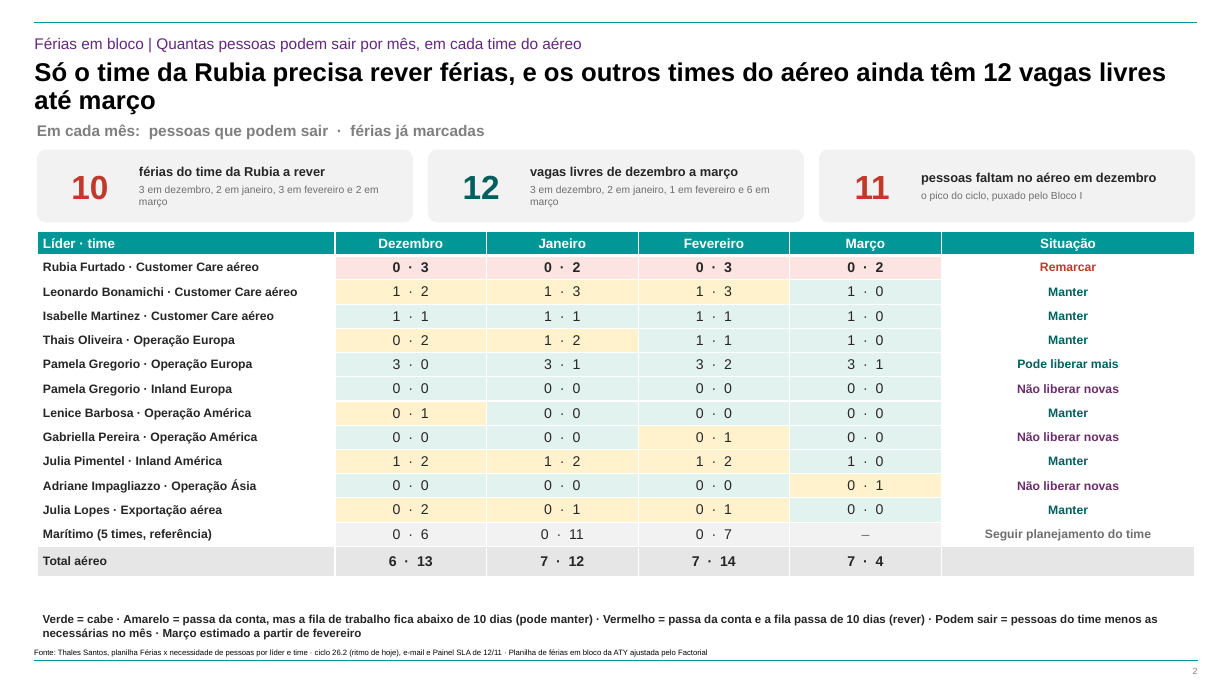
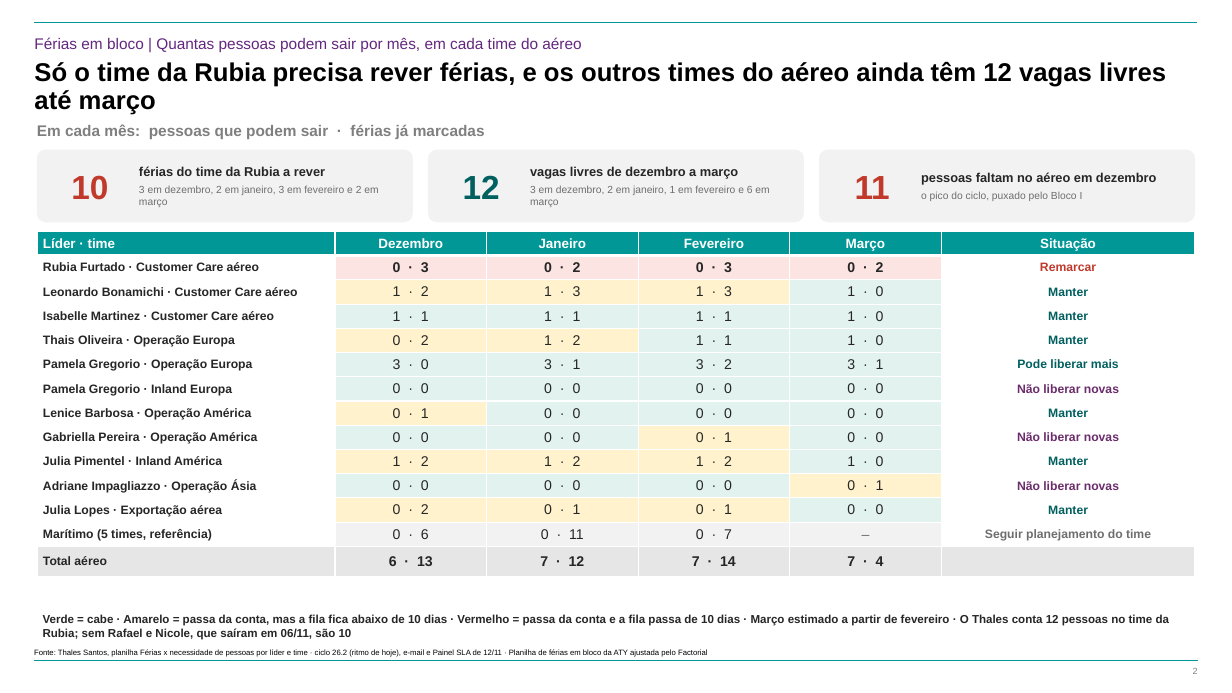
Before and after one commit to suzetemirandasilva5601-cpu/Challenge, a slide deck: slide 2 of 20261112 - ATY - Diagnóstico da Estrutura de Operações - Vagas e Férias.pptx. Drawn at 1232x693 pixels with LibreOffice and Linux fonts; fonts in the diff are those of the drawing; background and template pictures are left out. Boxes give left, top, right and bottom in pixels: in the first picture for what was removed or moved away, otherwise in the second. Text is boxed around its words. In the diff, an @@ line names an element or a change of style, - is before the commit and + after.

```diff
--- a/20261112 - ATY - Diagnóstico da Estrutura de Operações - Vagas e Férias.pptx
+++ b/20261112 - ATY - Diagnóstico da Estrutura de Operações - Vagas e Férias.pptx
@@ text at (43,614,1169,640): text changed @@
-Verde = cabe · Amarelo = passa da conta, mas a fila de trabalho fica abaixo de 10 dias (pode manter) · Vermelho = passa da conta e a fila passa de 10 dias (rever) · Podem sair = pessoas do time menos as necessárias no mês · Março estimado a partir de fevereiro
+Verde = cabe · Amarelo = passa da conta, mas a fila fica abaixo de 10 dias · Vermelho = passa da conta e a fila passa de 10 dias · Março estimado a partir de fevereiro · O Thales conta 12 pessoas no time da Rubia; sem Rafael e Nicole, que saíram em 06/11, são 10
```
Also in this commit, not shown: 5 other slides changed, 3 other files.
